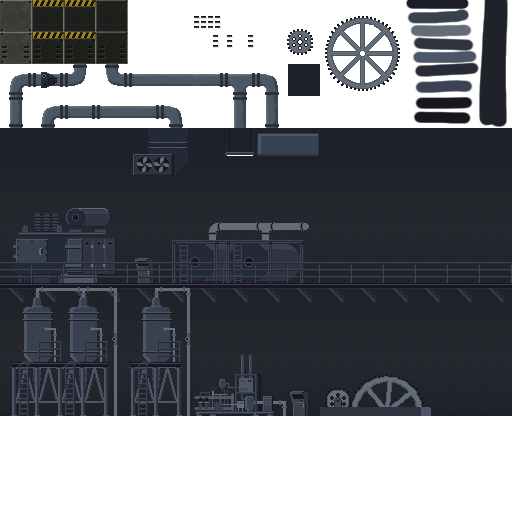
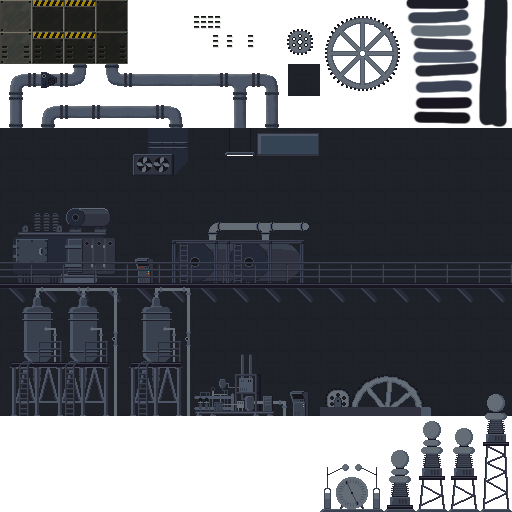
Revision of a layered 512 x 512 image; what changed, layer by layer:
removed layer "Layer 2" (was 9%) over [0, 186, 512, 269]
removed layer "Layer 1" (was 9%) over [0, 314, 512, 416]
added layer "Layer 8" above "Layer 7" over [320, 464, 384, 512]
added layer "Layer 7" above "Layer 6" over [384, 450, 416, 512]
added layer "Layer 6" above "Layer 5" over [416, 421, 448, 512]
added layer "Layer 5" above "Layer 1 copy" over [448, 428, 480, 512]
added layer "Layer 1 copy" above "Single" over [480, 394, 512, 512]
